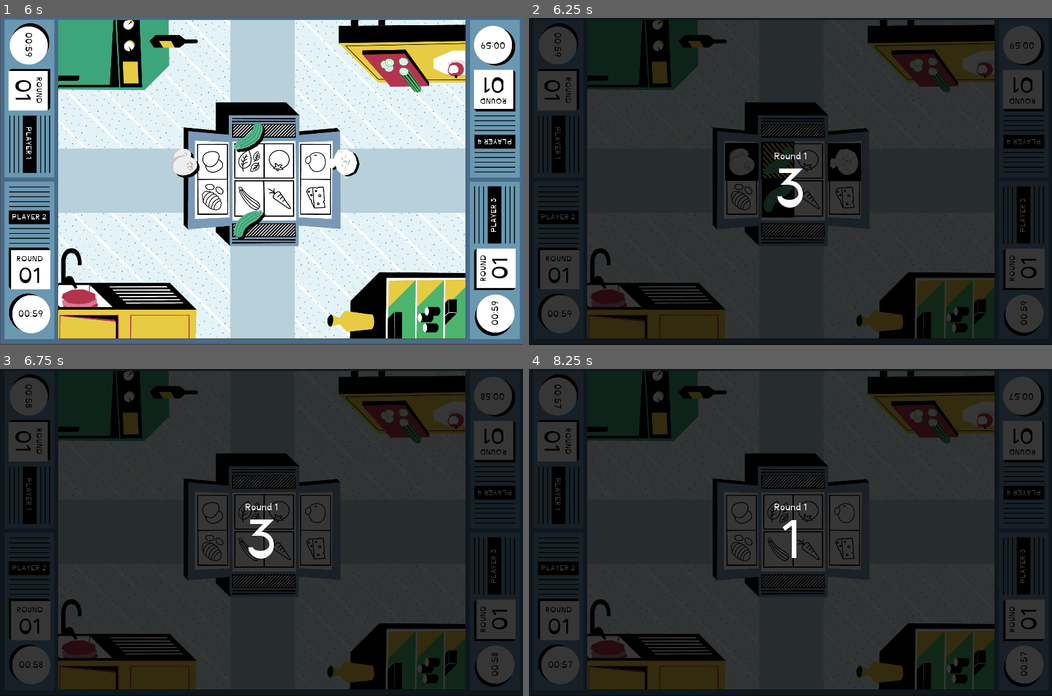
Above: before the commit, frames 1-4 (two rows, left to right).
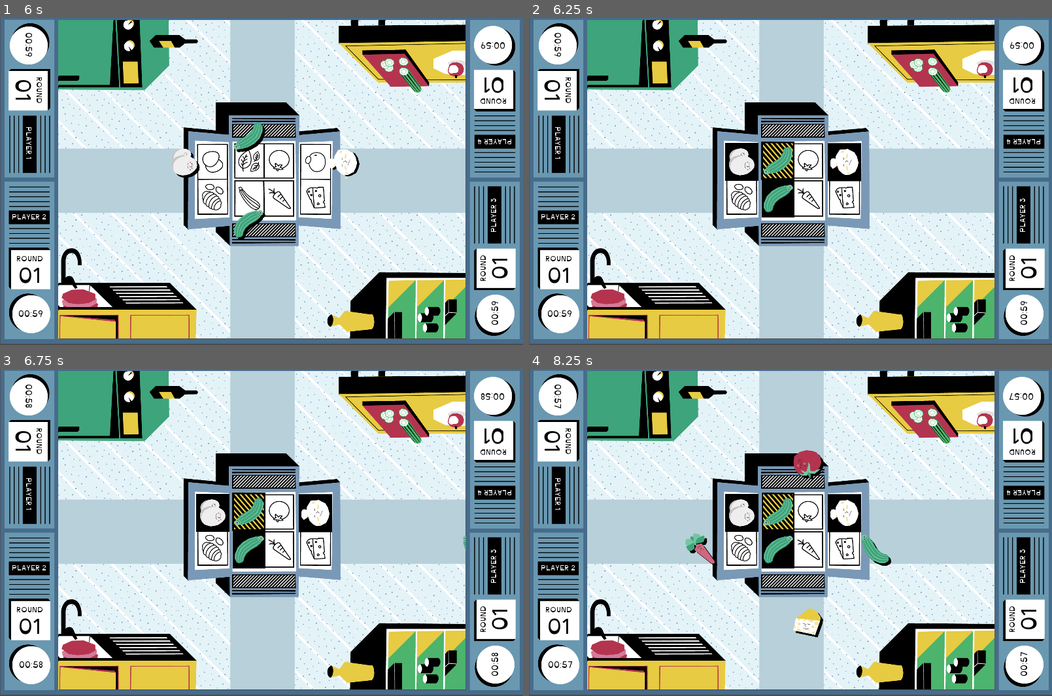
Above: after the commit, the same moments.

Repository: nuco-san/rotary_game
Game: Godot game, scene res://Scenes/Minigiochi/Minigioco_2.tscn
Same seed, same stepped clock (60 frames per second), same inputs: the game is played once before the commit and once after it. This scene is started directly instead of the project's main scene.
Inputs:
- Up to frame 1 (6 s): click "AVANTI" at 0.5 s; click "AVANTI" at 1.25 s; tap Enter at 2, 4.25 s; tap Space at 2.75 s
- Up to frame 2 (6.25 s): no input
- Up to frame 3 (6.75 s): no input
- Up to frame 4 (8.25 s): no input

Frame 1 is identical in both runs. In frame 2, 88% of the frame differs, in the area x 0-100%, y 0-100%; in frame 3, 89%; in frame 4, 89%.

Commit message:
implementato minigioco 3 fuoco

Diff:
--- a/Scenes/Minigioco.gd
+++ b/Scenes/Minigioco.gd
@@ -24,7 +24,7 @@
 		score -= 1
 		if minigame_number == 3 and is_doing_fire_sequence:
 			stop_fire_sequence()
-	if score == 2:
+	if score == 8:
 		if minigame_number == 3:
 			start_fire_sequence()
 		else:
@@ -86,3 +86,7 @@
 	is_doing_fire_sequence = false
 	$Sfondo_sotto/Fuoco.show()
 	$FireTimer.stop()
+	$TrackManagerLeft.reset_tracks_fire()
+	$TrackManagerBottom.reset_tracks_fire()
+	$TrackManagerRight.reset_tracks_fire()
+	$TrackManagerTop.reset_tracks_fire()
--- a/Scenes/TrackManager.gd
+++ b/Scenes/TrackManager.gd
@@ -46,3 +46,12 @@
 func randomize_timer():
 	randomize()
 	$Timer.wait_time = rand_range(spawn_time_interval.x, spawn_time_interval.y)
+
+
+func reset_tracks_fire():
+	$Timer.paused = true
+	$FoodTrack_1.reset_track()
+	$FoodTrack_2.reset_track()
+	yield(get_tree().create_timer(1.0), "timeout")
+	first_spawn()
+	$Timer.paused = false
